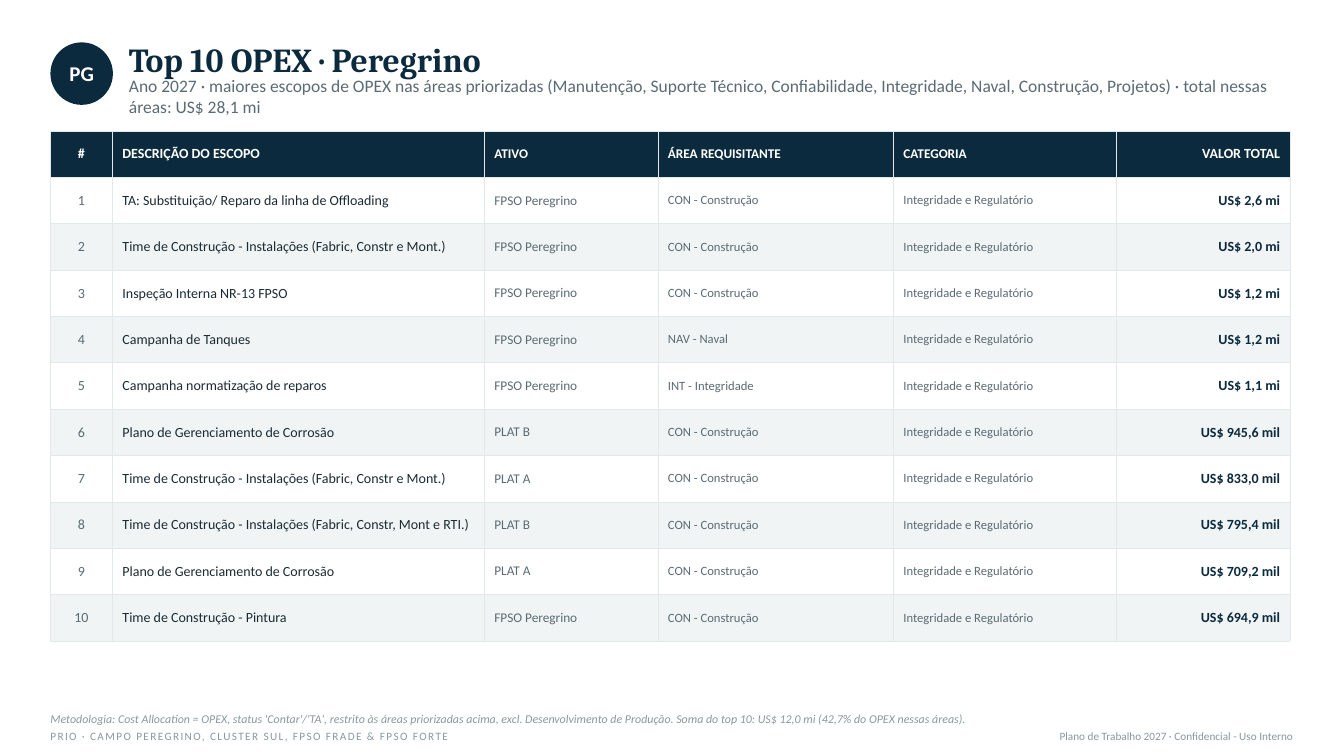
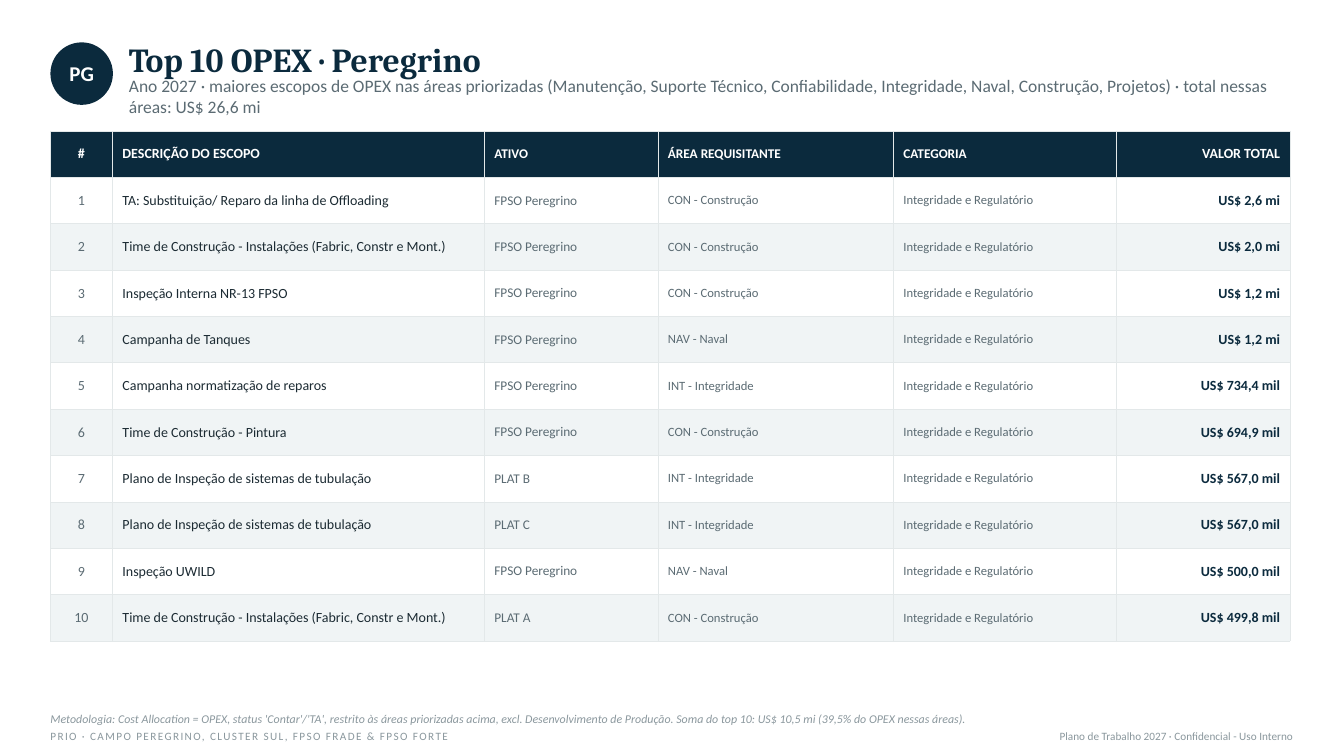
Before and after one commit to LucasRibaas/Planejamento, a slide deck: slide 28 of PRIO_Top_CAPEX_OPEX_Despriorizados_2027.pptx (slide 29 before the commit). Drawn at 1344x756 pixels with LibreOffice and Linux fonts; fonts in the diff are those of the drawing. Boxes give left, top, right and bottom in pixels: in the first picture for what was removed or moved away, otherwise in the second. Text is boxed around its words. In the diff, an @@ line names an element or a change of style, - is before the commit and + after.

```diff
--- a/PRIO_Top_CAPEX_OPEX_Despriorizados_2027.pptx
+++ b/PRIO_Top_CAPEX_OPEX_Despriorizados_2027.pptx
@@ text at bbox=[129, 78, 1267, 115]: text changed @@
-Ano 2027 · maiores escopos de OPEX nas áreas priorizadas (Manutenção, Suporte Técnico, Confiabilidade, Integridade, Naval, Construção, Projetos) · total nessas áreas: US$ 28,1 mi
+Ano 2027 · maiores escopos de OPEX nas áreas priorizadas (Manutenção, Suporte Técnico, Confiabilidade, Integridade, Naval, Construção, Projetos) · total nessas áreas: US$ 26,6 mi
@@ table at bbox=[50, 131, 1290, 629] @@
-row 6, column 6: US$ 1,1 mi
+row 6, column 6: US$ 734,4 mil
-row 7: 6 | Plano de Gerenciamento de Corrosão | PLAT B | CON - Construção | Integridade e Regulatório | US$ 945,6 mil
+row 7: 6 | Time de Construção - Pintura | FPSO Peregrino | CON - Construção | Integridade e Regulatório | US$ 694,9 mil
-row 8: 7 | Time de Construção - Instalações (Fabric, Constr e Mont.) | PLAT A | CON - Construção | Integridade e Regulatório | US$ 833,0 mil
+row 8: 7 | Plano de Inspeção de sistemas de tubulação | PLAT B | INT - Integridade | Integridade e Regulatório | US$ 567,0 mil
-row 9: 8 | Time de Construção - Instalações (Fabric, Constr, Mont e RTI.) | PLAT B | CON - Construção | Integridade e Regulatório | US$ 795,4 mil
+row 9: 8 | Plano de Inspeção de sistemas de tubulação | PLAT C | INT - Integridade | Integridade e Regulatório | US$ 567,0 mil
-row 10: 9 | Plano de Gerenciamento de Corrosão | PLAT A | CON - Construção | Integridade e Regulatório | US$ 709,2 mil
+row 10: 9 | Inspeção UWILD | FPSO Peregrino | NAV - Naval | Integridade e Regulatório | US$ 500,0 mil
-row 11: 10 | Time de Construção - Pintura | FPSO Peregrino | CON - Construção | Integridade e Regulatório | US$ 694,9 mil
+row 11: 10 | Time de Construção - Instalações (Fabric, Constr e Mont.) | PLAT A | CON - Construção | Integridade e Regulatório | US$ 499,8 mil
@@ text at bbox=[50, 714, 965, 725]: text changed @@
-Metodologia: Cost Allocation = OPEX, status 'Contar'/'TA', restrito às áreas priorizadas acima, excl. Desenvolvimento de Produção. Soma do top 10: US$ 12,0 mi (42,7% do OPEX nessas áreas).
+Metodologia: Cost Allocation = OPEX, status 'Contar'/'TA', restrito às áreas priorizadas acima, excl. Desenvolvimento de Produção. Soma do top 10: US$ 10,5 mi (39,5% do OPEX nessas áreas).
```
Also in this commit, not shown: 31 other slides changed.
